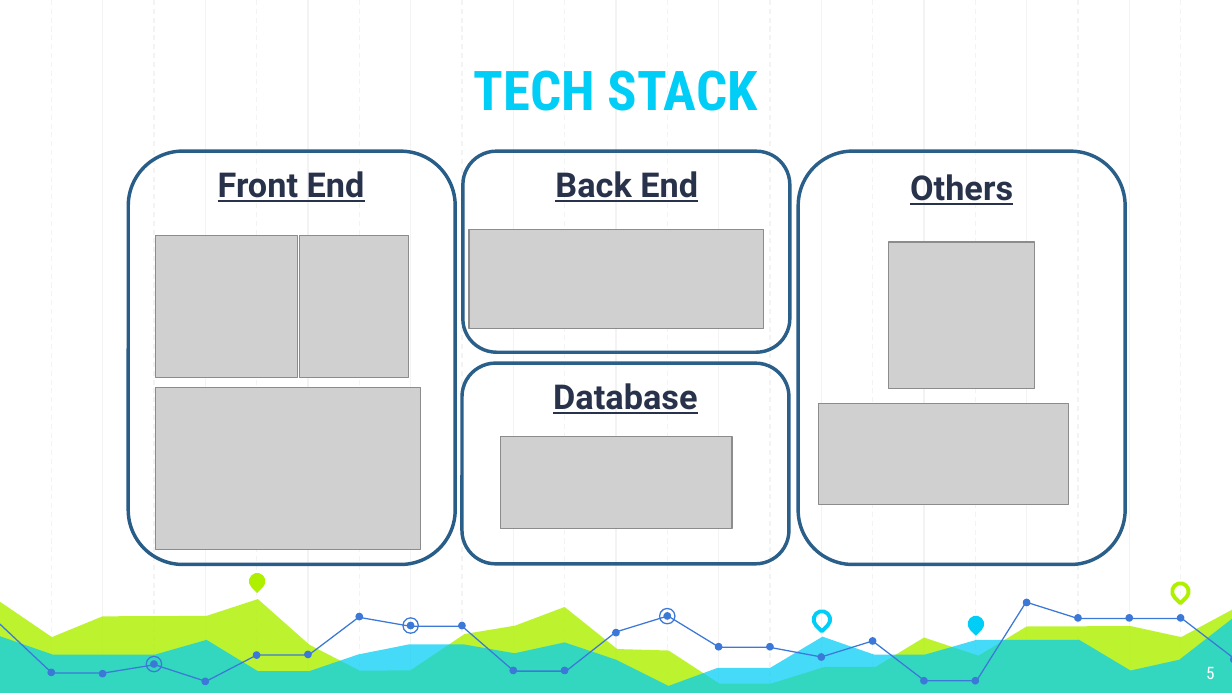
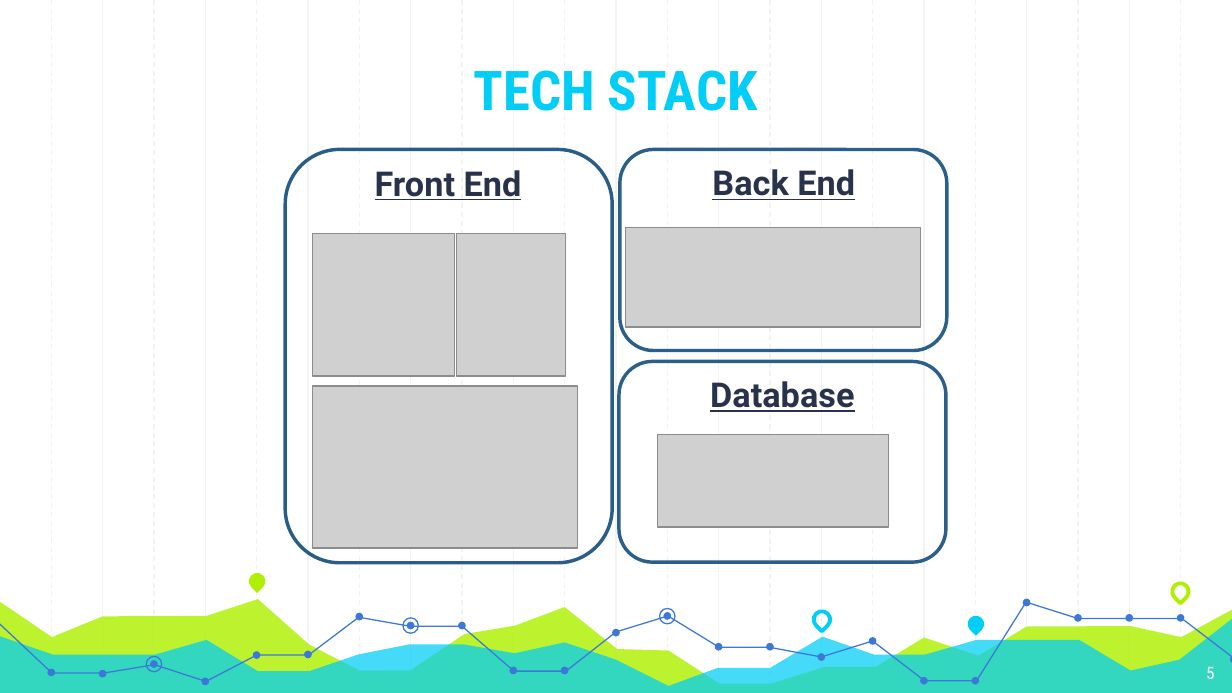
Before and after one commit to Andyayk/app, a slide deck: slide 5 of Graph Based Search Version 2.pptx. Drawn at 1232x693 pixels with LibreOffice and Linux fonts; fonts in the diff are those of the drawing; grey boxes stand for pictures. Boxes give left, top, right and bottom in pixels: in the first picture for what was removed or moved away, otherwise in the second. Text is boxed around its words. In the diff, an @@ line names an element or a change of style, - is before the commit and + after.

```diff
--- a/Graph Based Search Version 2.pptx
+++ b/Graph Based Search Version 2.pptx
@@ 2 texts, 2 rounded rectangles: place and size @@
-2 texts, 2 rounded rectangles at box(128, 152, 790, 564)
+2 texts, 2 rounded rectangles at box(285, 149, 946, 562)
@@ rounded rectangle removed at box(798, 152, 1125, 564) @@
@@ text removed at box(910, 174, 1013, 205) @@
-Others
@@ picture removed at box(888, 241, 1035, 388) @@
@@ 3 pictures: place and size @@
-3 pictures at box(155, 235, 732, 551)
+3 pictures at box(313, 234, 890, 548)
@@ 2 pictures, 1 text, 1 rounded rectangle: place and size @@
-2 pictures, 1 text, 1 rounded rectangle at box(299, 229, 788, 564)
+2 pictures, 1 text, 1 rounded rectangle at box(456, 228, 945, 562)
@@ picture removed at box(818, 404, 1068, 505) @@
```
Also in this commit, not shown: 9 other slides changed.
